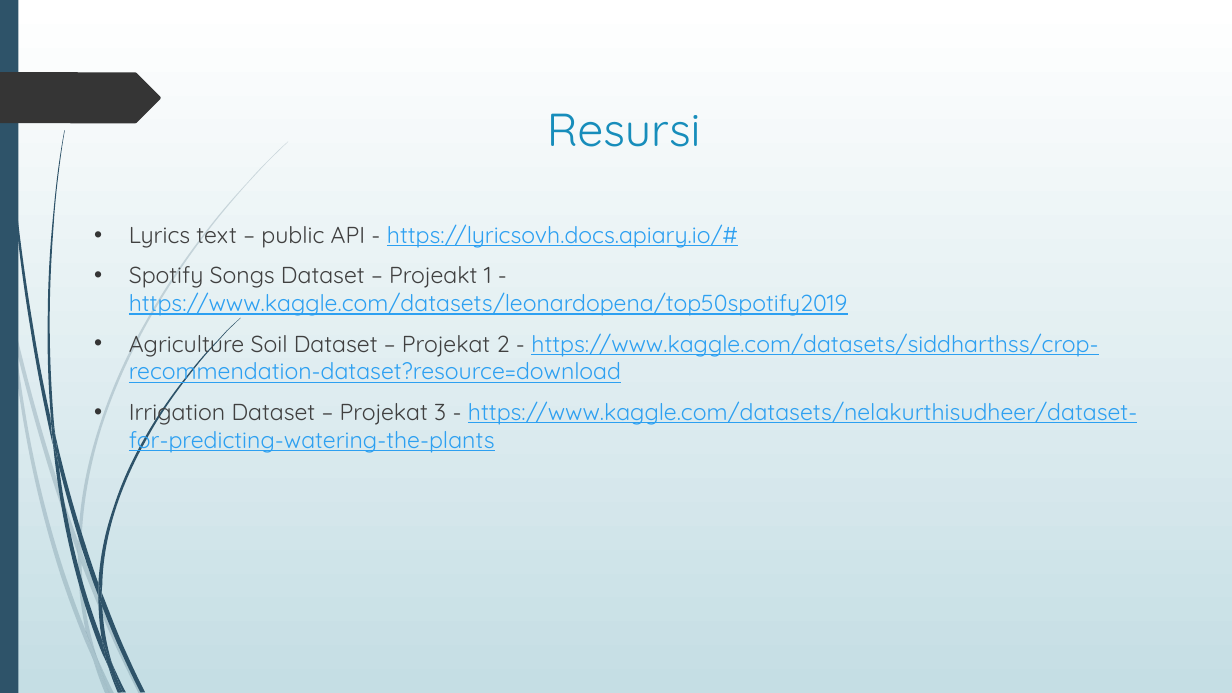
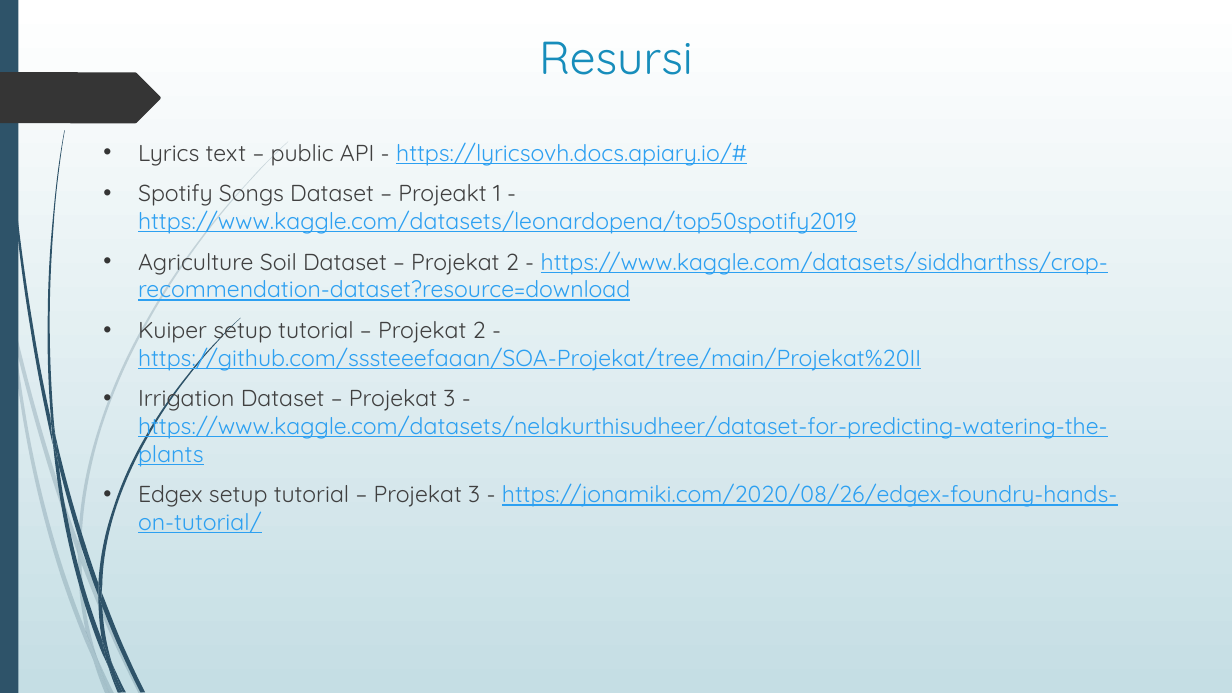
Before and after one commit to TeaMitic/SOA, a slide deck: slide 18 of Prezentacija projekata/Servisno-orijentisane arhitekture – Projekti.pptx. Drawn at 1232x693 pixels with LibreOffice and Linux fonts; fonts in the diff are those of the drawing. Boxes give left, top, right and bottom in pixels: in the first picture for what was removed or moved away, otherwise in the second. Text is boxed around its words. In the diff, an @@ line names an element or a change of style, - is before the commit and + after.

```diff
--- a/Prezentacija projekata/Servisno-orijentisane arhitekture – Projekti.pptx
+++ b/Prezentacija projekata/Servisno-orijentisane arhitekture – Projekti.pptx
@@ title "Resursi": place and size @@
-title "Resursi" at (547, 113, 701, 147)
+title "Resursi" at (539, 41, 693, 75)
@@ text "Lyrics text – public API ...": place and size @@
-text "Lyrics text – public API ..." at (129, 224, 1137, 454)
+text "Lyrics text – public API ..." at (138, 142, 1118, 533)
@@ text at (138, 318, 921, 372): paragraph added @@
+• Kuiper setup tutorial – Projekat 2 - https://github.com/sssteeefaaan/SOA-Projekat/tree/main/Projekat%20II
@@ text at (138, 483, 1118, 533): paragraph added @@
+• Edgex setup tutorial – Projekat 3 - https://jonamiki.com/2020/08/26/edgex-foundry-hands-on-tutorial/
```
Also in this commit, not shown: 1 other slide changed, 2 other files.
